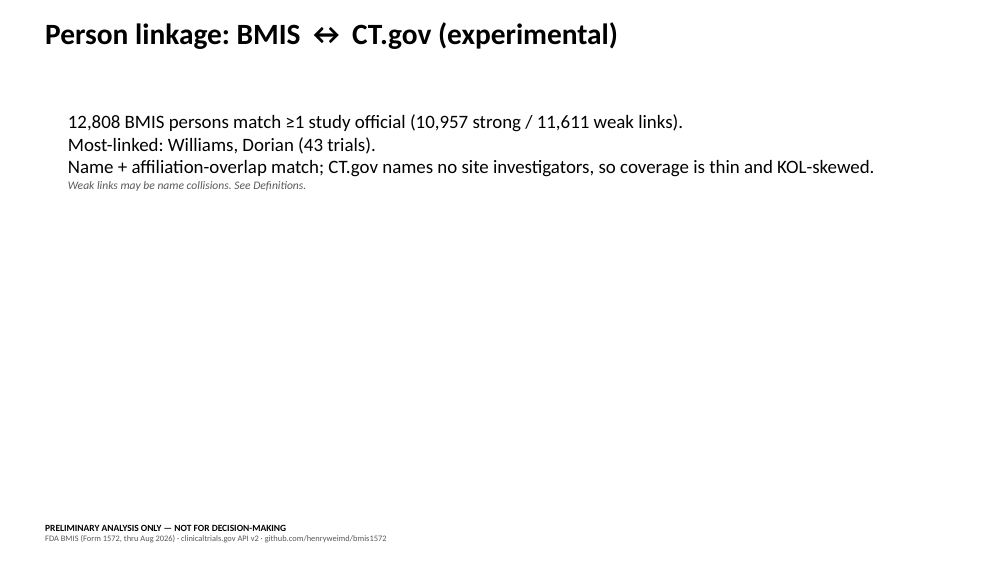
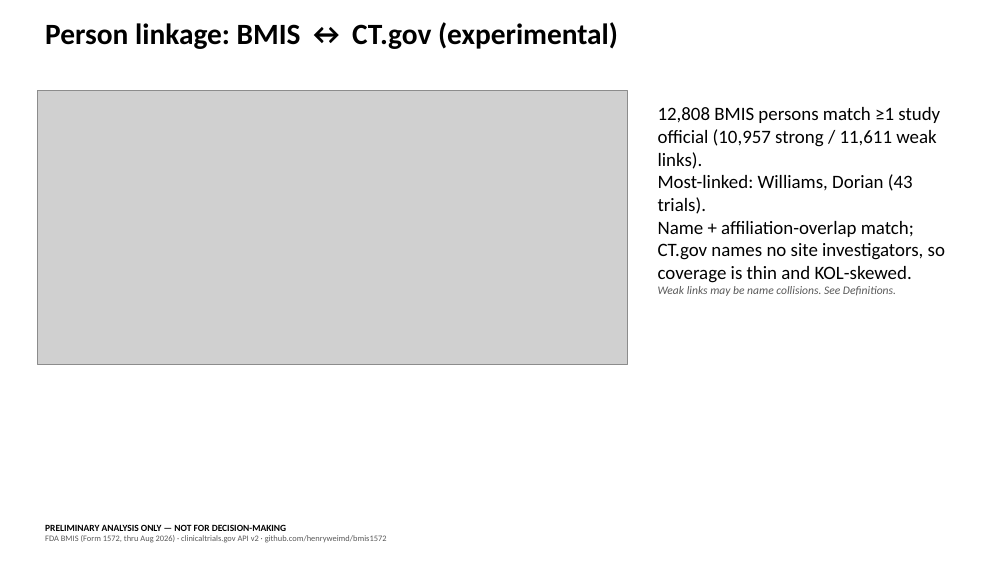
Before and after one commit to henryweimd/bmis1572, a slide deck: slide 13 of explorer/public/data/exports/bmis-supply-deck.pptx. Drawn at 1008x567 pixels with LibreOffice and Linux fonts; fonts in the diff are those of the drawing; grey boxes stand for pictures. Boxes give left, top, right and bottom in pixels: in the first picture for what was removed or moved away, otherwise in the second. Text is boxed around its words. In the diff, an @@ line names an element or a change of style, - is before the commit and + after.

Commit message:
Static sponsor/coverage charts; deck chart slides
trials_sponsors.png (top 15) + linkage_coverage.png (share by band)
with captioned definitions; demand/linkage deck slides become chart
slides (17 total, 17 images). Manifest refreshed.

```diff
--- a/explorer/public/data/exports/bmis-supply-deck.pptx
+++ b/explorer/public/data/exports/bmis-supply-deck.pptx
@@ picture added at (38, 91, 628, 364) @@
@@ text "12,808 BMIS persons match ≥1 ..." rewrapped from (68, 114, 874, 191) to (658, 107, 945, 296) @@
```
Also in this commit, not shown: 1 other slide changed, 8 other files.
